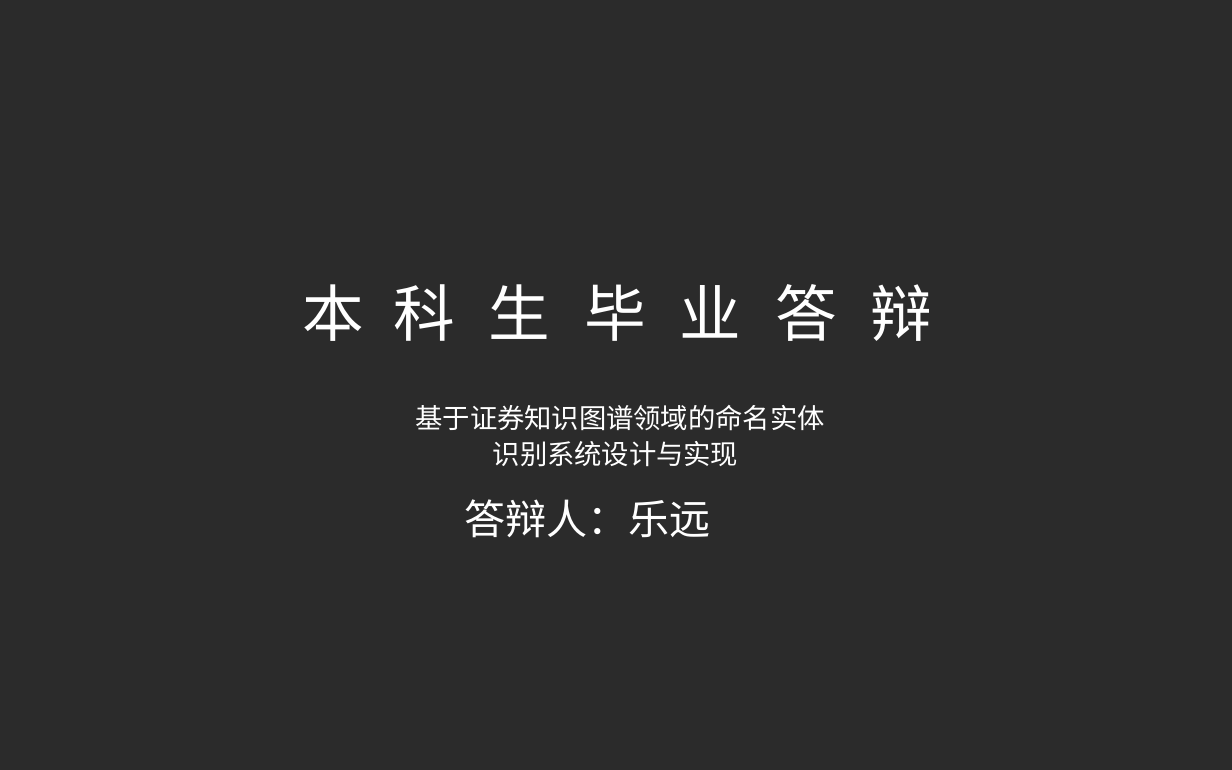
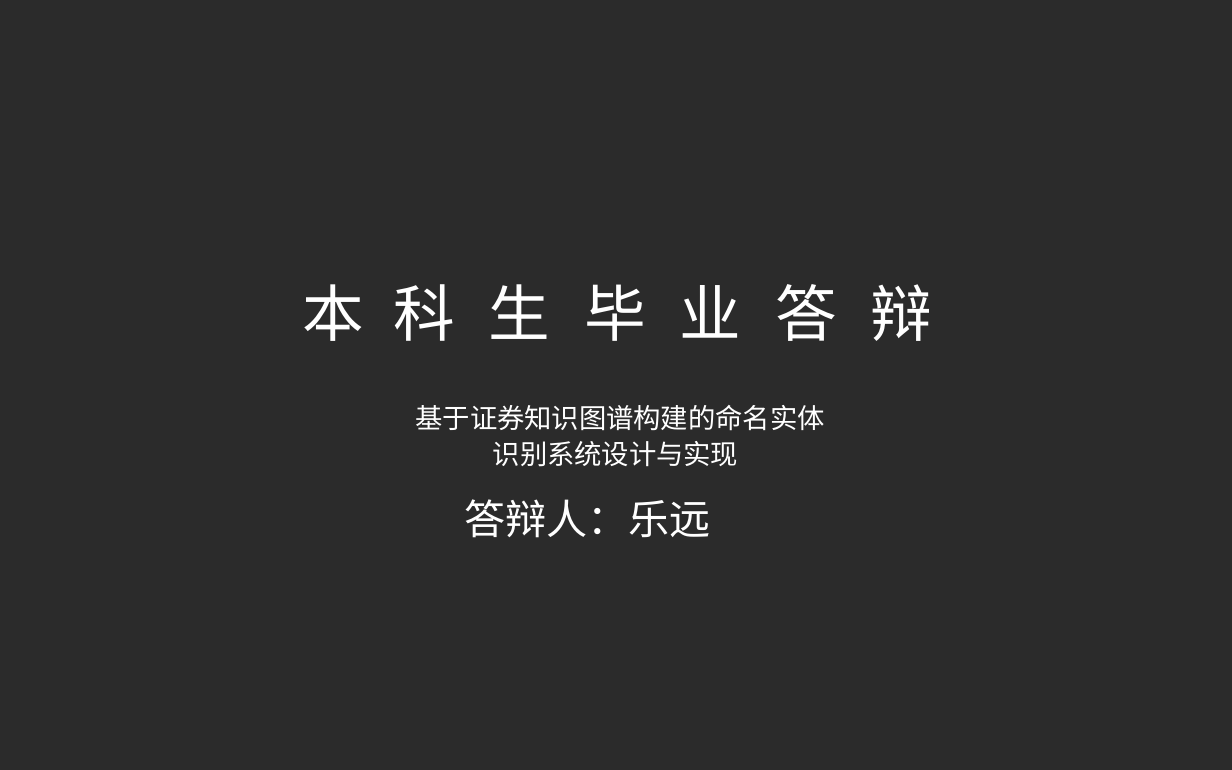
Before and after one commit to yyHaker/NamedEntityRecognition, a slide deck: slide 1 of files/report/projectreport/PPT模板/毕业答辩——yyhaker.pptx. Drawn at 1232x770 pixels with LibreOffice and Linux fonts; fonts in the diff are those of the drawing; background and template pictures are left out; a plain dark background stands for a picture behind light text. Boxes give left, top, right and bottom in pixels: in the first picture for what was removed or moved away, otherwise in the second. Text is boxed around its words. In the diff, an @@ line names an element or a change of style, - is before the commit and + after.

```diff
--- a/files/report/projectreport/PPT模板/毕业答辩——yyhaker.pptx
+++ b/files/report/projectreport/PPT模板/毕业答辩——yyhaker.pptx
@@ text at bbox=[415, 405, 824, 431]: text changed @@
-基于证券知识图谱领域的命名实体
+基于证券知识图谱构建的命名实体
```
Also in this commit, not shown: 8 other slides changed, 10 slides added, 7 other files.
